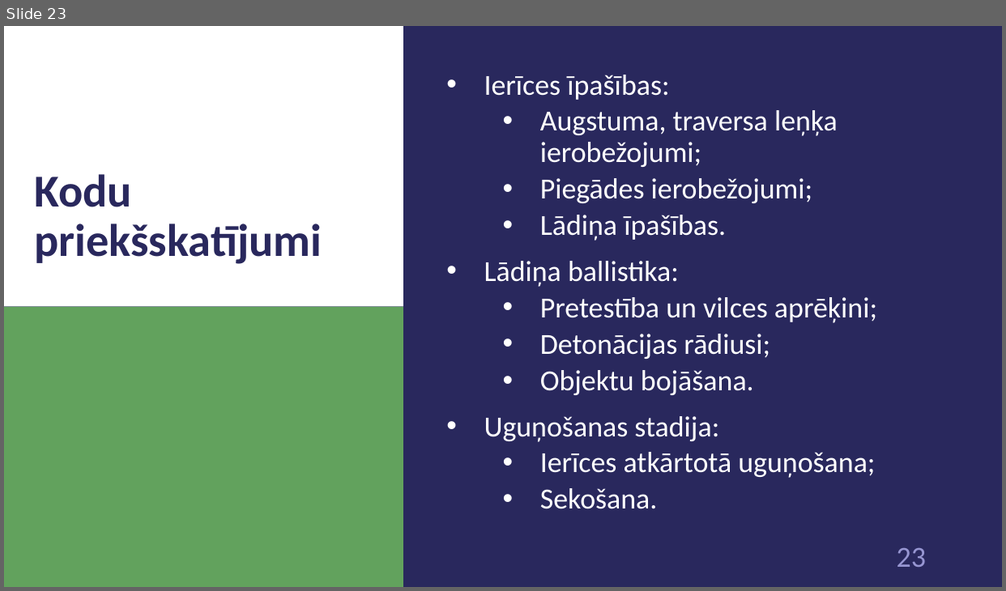
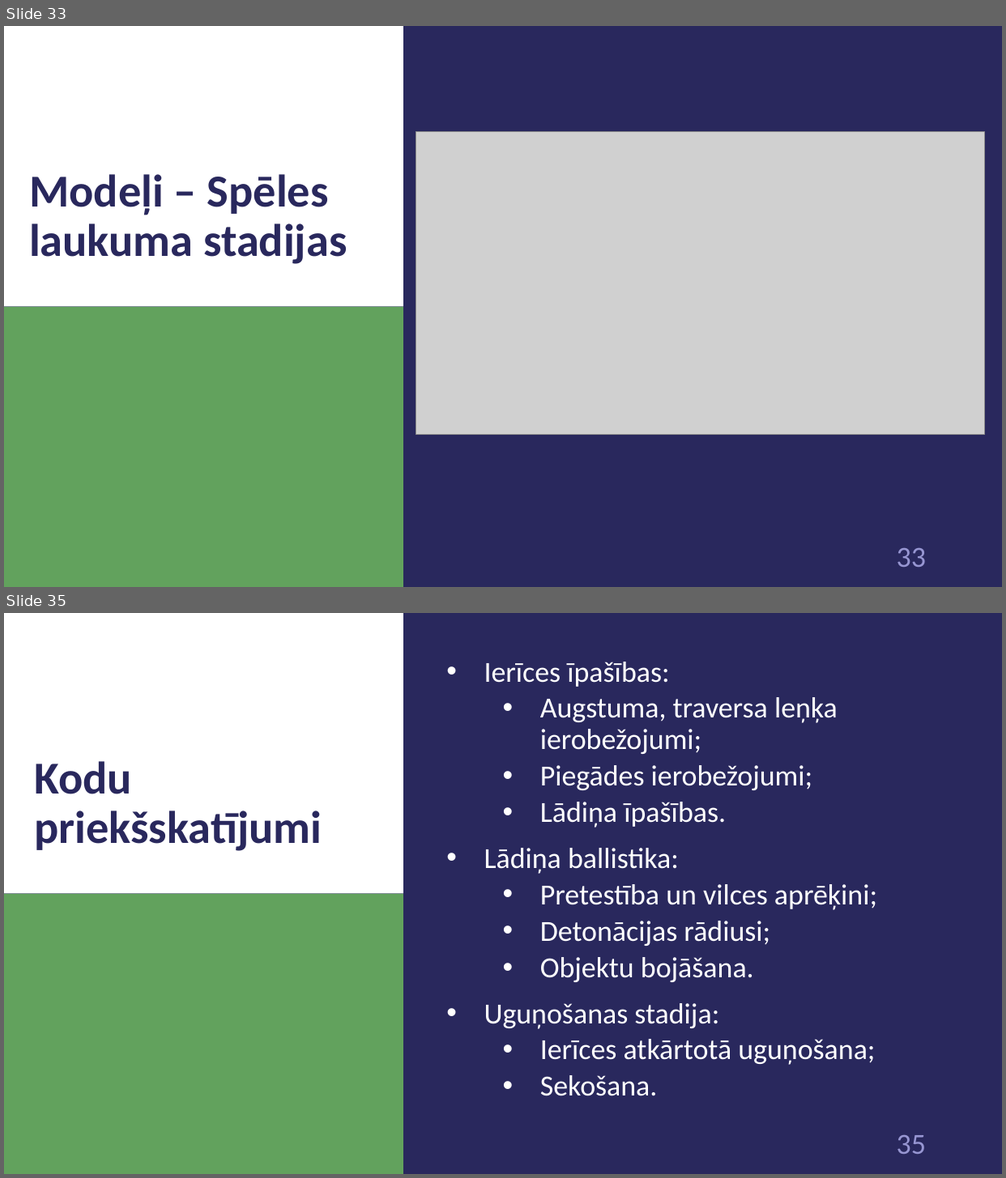
Before and after one commit to 1ivyatan/drumstalotajs, a slide deck: Documentation/Prezentācija.pptx. Shown one above the other, each under a label of ours: slide 23 before the commit, slides 33 and 35 after it; the slides between them are not shown. The pictures are 1006x591 and 1006x1178 pixels, drawn with LibreOffice and Linux fonts; fonts in the diff are those of the drawing; grey boxes stand for pictures. Boxes give left, top, right and bottom in pixels: in the first picture for what was removed or moved away, otherwise in the second. Text is boxed around its words. In the diff, an @@ line names an element or a change of style, - is before the commit and + after.

Commit message:
add model images

```diff
--- a/Documentation/Prezentācija.pptx
+++ b/Documentation/Prezentācija.pptx
@@ slide 33 added at [4,26,1002,587], background #29285D; not listed: 3 template elements that a slide beside it also shows @@
@@ picture added at [415,131,984,435] @@
@@ title added at [29,174,347,264], 44 pt, text #29285D, bold @@
+Modeļi – Spēles laukuma stadijas
@@ what was slide 23 is now slide 35 @@
@@ page number at [897,1135,926,1154]: text changed @@
-23
+35
```
Also in this commit, not shown: 4 slides changed, 12 other slides added, 1 slide removed.
